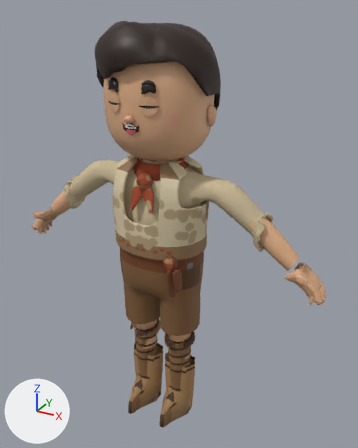
Two versions of the glTF model entrega/personajes/haritz/char_haritz.glb, one commit apart.
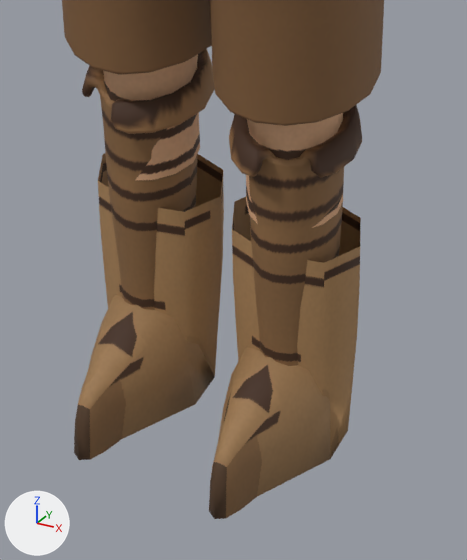
The first picture shows the older version from a 50 mm camera at (0.965, -1.6, 1.732) aimed at (0.053, 0.059, 0.902). The close-ups show the older and then the newer version on the part from 31% to 61% of the width and 68% to 98% of the height of that picture. Only the edits that show in the close-ups are written down. Every picture has the same lights, and +X, +Y and +Z are marked at lower left. Where no turn or scale is listed for an object, it has been applied to the vertices. Vertices at exactly the same position are counted once.

The scene before the commit, as lines of its bpy script (objects in view):
```python
me_body_001 = bpy.data.meshes.new('Body.001')
me_body_001.from_pydata(...)  # 7726 vertices, 15228 faces; spans x -0.577..0.577, y -0.169..0.153, z 0.0..1.232
me_body_001.materials.append(mat_mat_haritz_body)  # picture img_t_haritz_body
ob_body = bpy.data.objects.new('Body', me_body_001)
ob_body.location = (0.0, 0.0, 0.0)
```
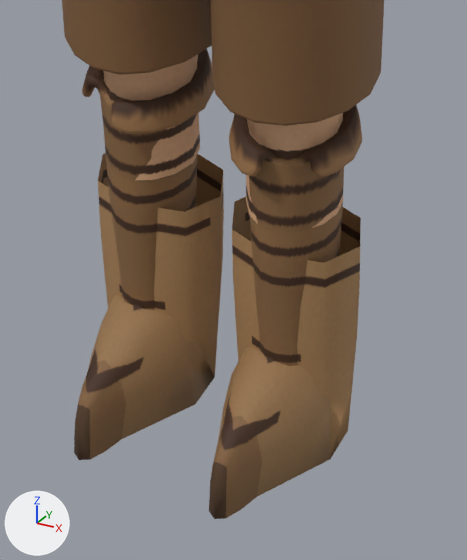
Where the newer file only moved an object's origin or applied its transform, the numbers keep the older frame.

The change, as JSON lines over the scene's bpy script:
```json
{"block": "me_body_001", "where": "me_body_001.from_pydata(...)  # 7726 vertices, 15228 faces; spans x -0.577..0.577, y -0.169..0.153, z 0.0..1.232"}
{"block": "me_body_001", "where": "# used by ob_body; location = (0.0, 0.0, 0.0)"}
{"block": "me_body_001", "change": "me_body_001 part 1: 14 of 7726 vertices moved; they spanned x -0.161..0.161, y -0.047..0.066, z 0.198 and now span x -0.161..0.161, y -0.047..0.066, z 0.198; mean shift (0.0, 0.0, 0.0); largest move (0.161, 0.009, 0.198) -> (0.009, 0.009, 0.198)"}
{"block": "me_body_001", "change": "me_body_001 part 2: 48 kept faces spanning x -0.125..0.125, y -0.157..0.039, z 0.063..0.126 get new texture (UV) coordinates"}
```

Pixel boxes (x1, y1, x2, y2) of what changed, in the close-ups (467 x 560 px; the box of a moved part takes in the faces that stretch with it):
```json
{"part": 1, "of": "me_body_001", "change": "moved or reshaped", "before": [98, 154, 361, 352], "after": [98, 154, 361, 352]}
{"part": 2, "of": "me_body_001", "change": "surface changed", "before": [78, 298, 284, 467], "after": [78, 298, 284, 467]}
```
